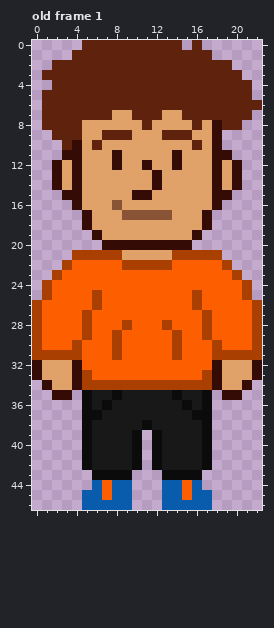
Pixel-art file: WIP/Characters/GabeNew.aseprite. That is the earlier state.
23x47 pixels, 4 frames. Shown: old frame 1. The commit also changed other frames, which this record leaves out.
After:
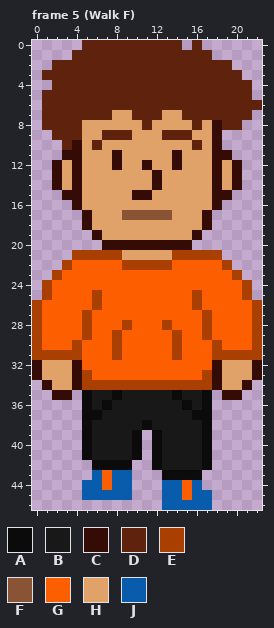
Palette (. is transparent): A #0b0b0b  B #181818  C #350b05  D #5e220d  E #a93f00  F #885435  G #fd5e00  H #e0a268  J #095cab
A new or re-ordered frame is compared with the old frame closest to it.
What changed:
frames 4 -> 20
layer "Flattened" added
Frame 5 (Walk F) is new; against old frame 1, layers "Flattened", "Layer 1":
y 16: x 8 F -> H
y 42: x 5..10 ABBBBA -> .AAAA.
y 43: x 6..9 AAAA -> JGJJ
y 44: x 5 . -> J
y 45: x 7 G -> J
y 46: x 5..9 JJJJJ -> .....
